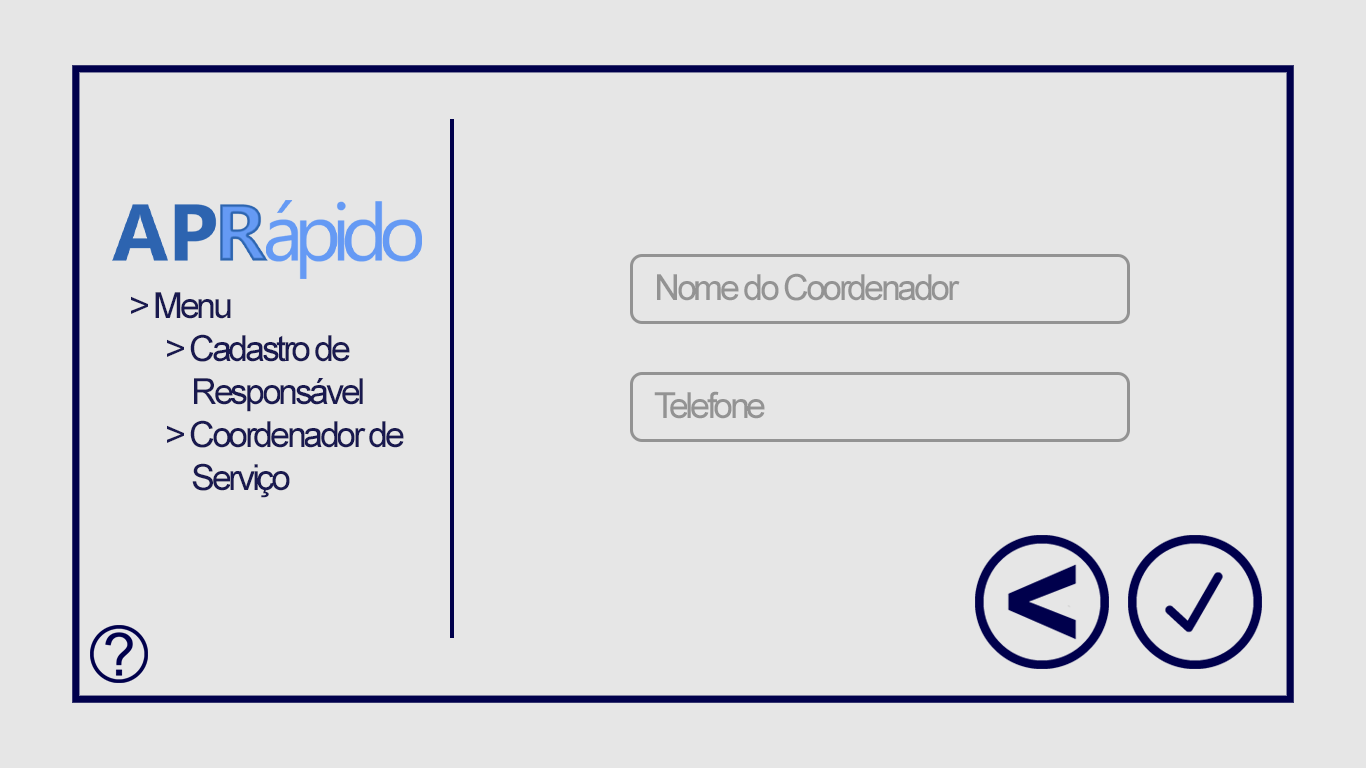
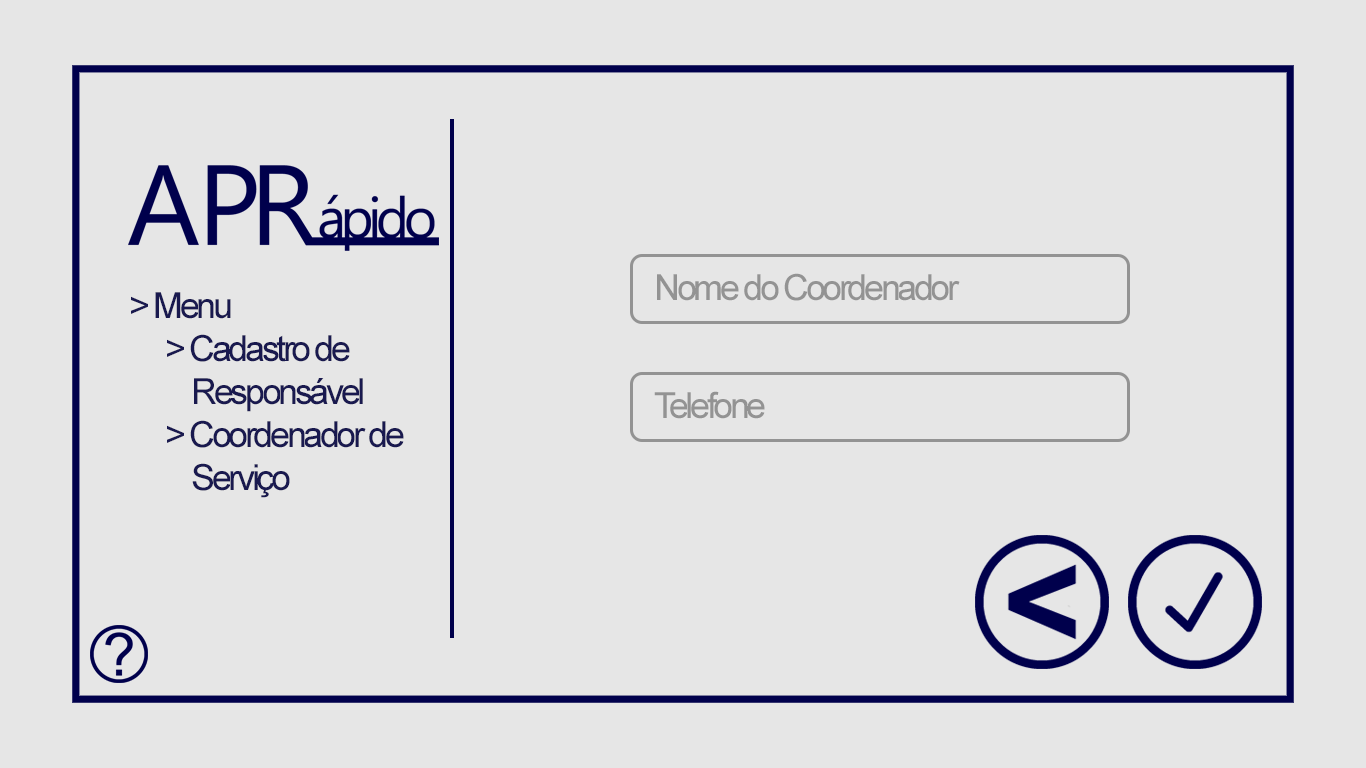
Two versions of the same layered image (w=1366, h=768). Layer-by-layer changes:
renamed "Logo" to "Camada 1", moved it above "Telefone", painted on it over [112, 165, 439, 279]
